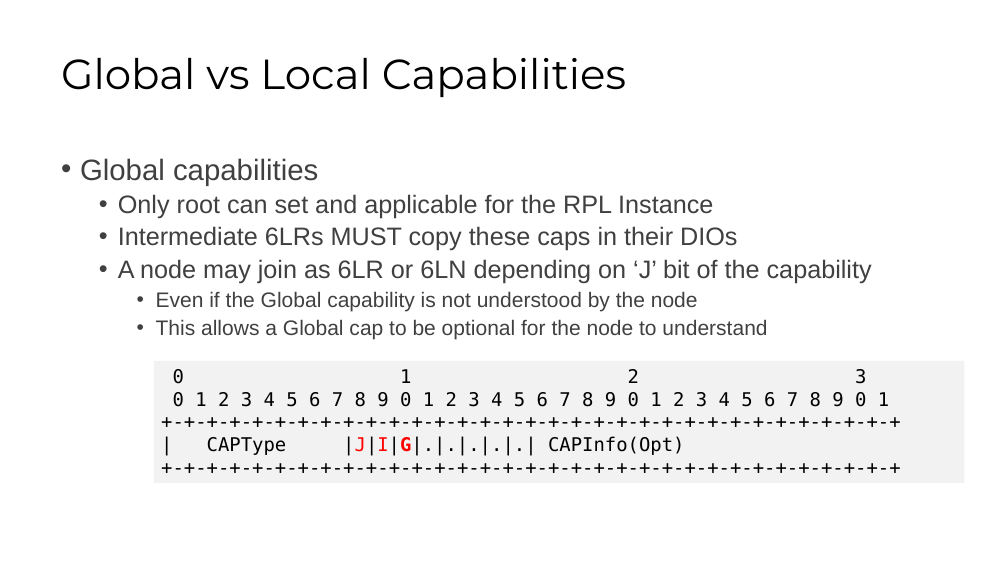
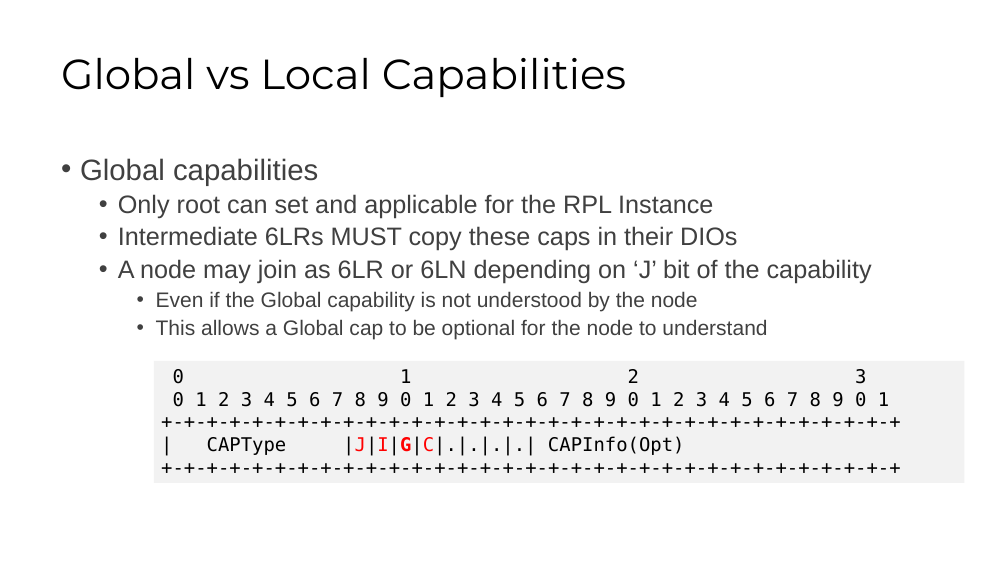
Before and after one commit to roll-wg/Capabilities, a slide deck: slide 6 of docs/CAPs-IETF107-Update.pptx (slide 5 before the commit). Drawn at 1008x567 pixels with LibreOffice and Linux fonts; fonts in the diff are those of the drawing. Boxes give left, top, right and bottom in pixels: in the first picture for what was removed or moved away, otherwise in the second. Text is boxed around its words. In the diff, an @@ line names an element or a change of style, - is before the commit and + after.

```diff
--- a/docs/CAPs-IETF107-Update.pptx
+++ b/docs/CAPs-IETF107-Update.pptx
@@ text in rectangle at [207,436,685,456]: text changed @@
-| CAPType |J|I|G|.|.|.|.|.| CAPInfo(Opt)
+| CAPType |J|I|G|C|.|.|.|.| CAPInfo(Opt)
```
Also in this commit, not shown: 4 other slides changed, 2 slides added, 1 other file.
